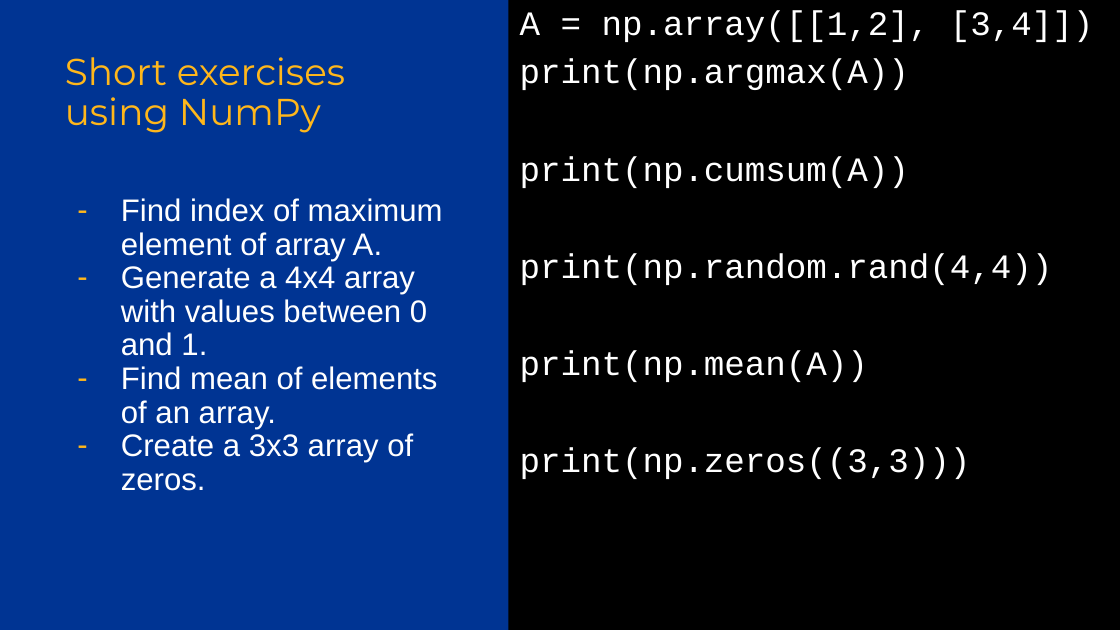
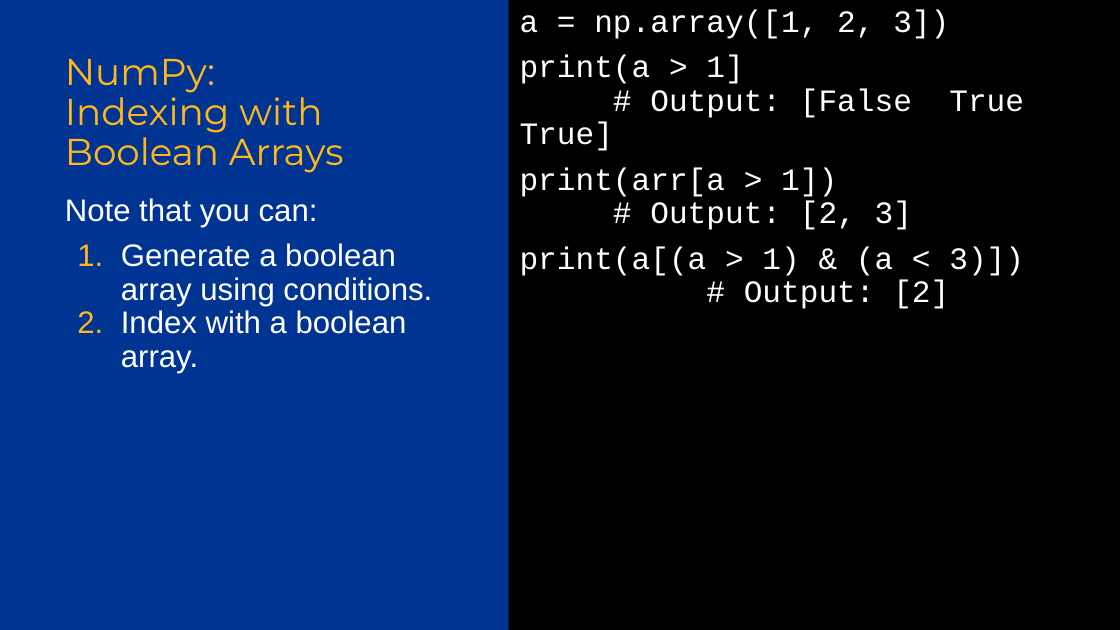
Before and after one commit to Pitt-INFORMS/workshops, a slide deck: slide 23 of python/2024/Python Workshop 2.pptx (slide 18 before the commit). Drawn at 1120x630 pixels with LibreOffice and Linux fonts; fonts in the diff are those of the drawing; background and template pictures are left out. Boxes give left, top, right and bottom in pixels: in the first picture for what was removed or moved away, otherwise in the second. Text is boxed around its words. In the diff, an @@ line names an element or a change of style, - is before the commit and + after.

```diff
--- a/python/2024/Python Workshop 2.pptx
+++ b/python/2024/Python Workshop 2.pptx
@@ text at [520,10,1024,309]: text changed; size 22 to 20 pt @@
-A = np.array([[1,2], [3,4]])
-print(np.argmax(A))
-print(np.cumsum(A))
-print(np.random.rand(4,4))
-print(np.mean(A))
-print(np.zeros((3,3)))
+a = np.array([1, 2, 3])
+print(a > 1] # Output: [False True True]
+print(arr[a > 1]) # Output: [2, 3]
+print(a[(a > 1) & (a < 3)]) # Output: [2]
@@ title at [65,59,344,173]: text changed @@
-Short exercises using NumPy
+NumPy:
+Indexing with Boolean Arrays
@@ text at [65,198,432,373]: text changed @@
-– Find index of maximum element of array A.
-– Generate a 4x4 array with values between 0 and 1.
-– Find mean of elements of an array.
-– Create a 3x3 array of zeros.
+Note that you can:
+1. Generate a boolean array using conditions.
+2. Index with a boolean array.
```
Also in this commit, not shown: 26 other slides changed, 42 slides added, 8 slides removed.
